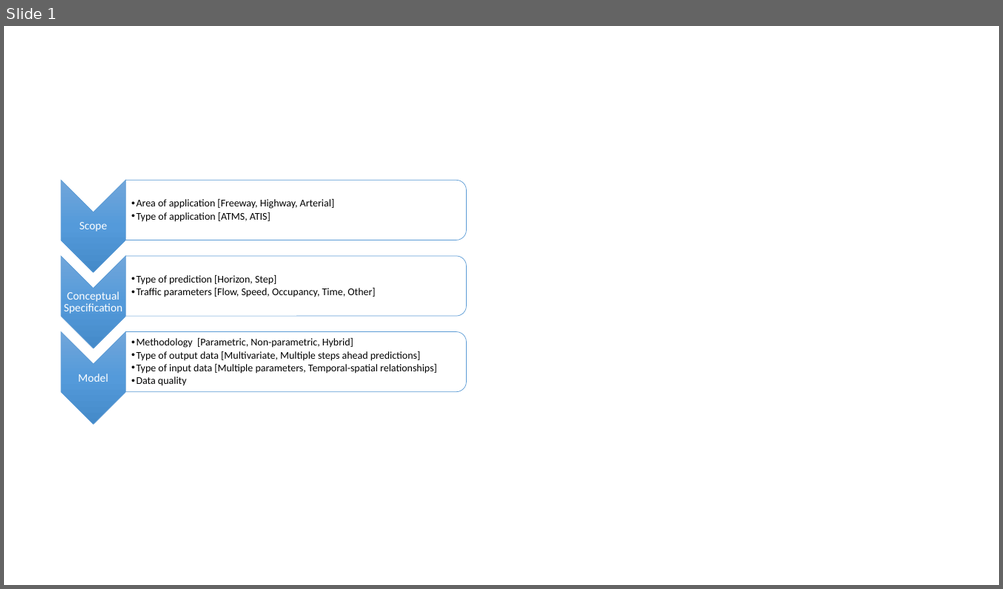
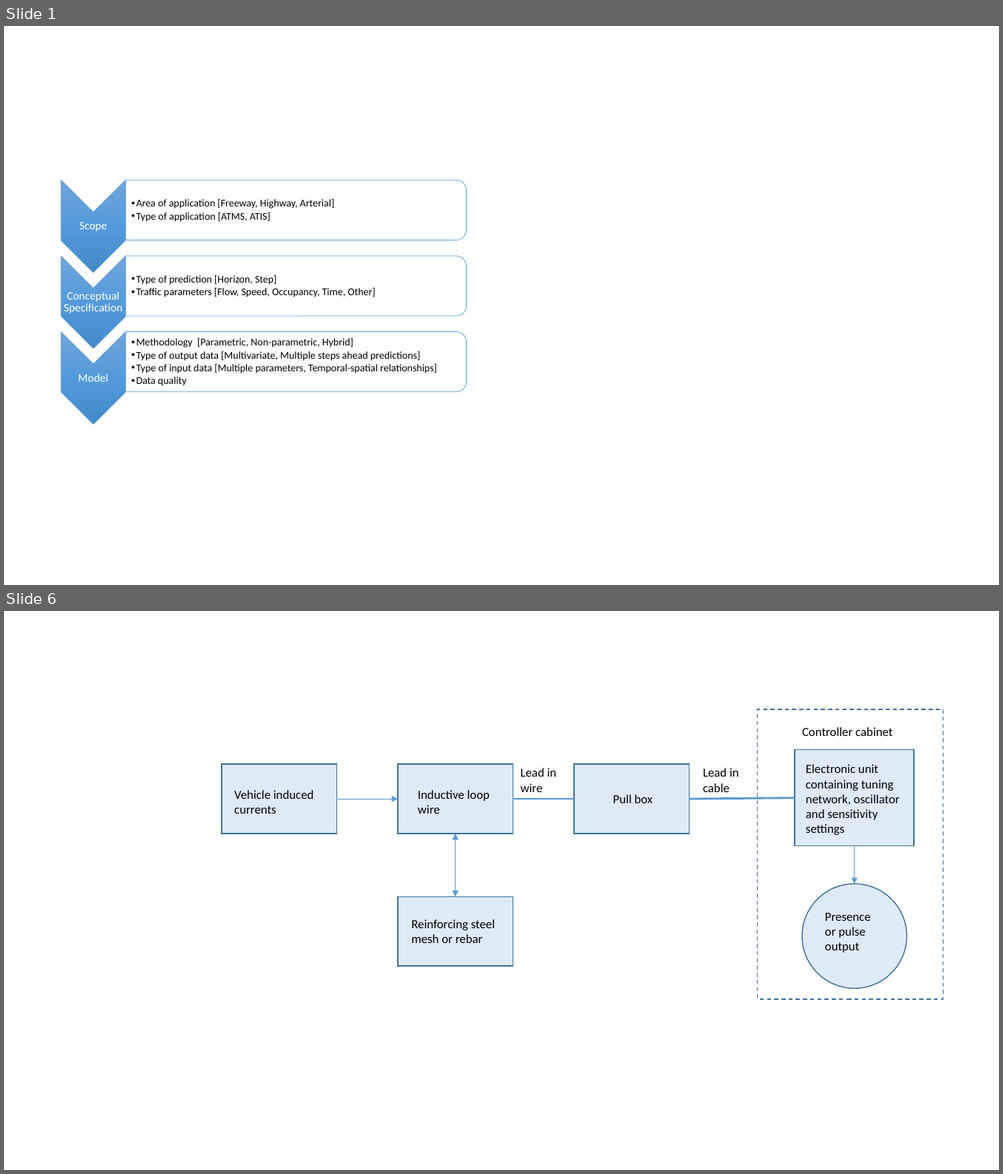
Before and after one commit to adnapibar/ms-research-thesis, a slide deck: latex-thesis/figures.pptx. Shown one above the other, each under a label of ours: slide 1 before the commit, slides 1 and 6 after it; the slides between them are not shown. The pictures are 1003x589 and 1003x1174 pixels, drawn with LibreOffice and Linux fonts; fonts in the diff are those of the drawing. Boxes give left, top, right and bottom in pixels: in the first picture for what was removed or moved away, otherwise in the second. Text is boxed around its words. In the diff, an @@ line names an element or a change of style, - is before the commit and + after.

Commit message:
updates on lit review and loop detector

```diff
--- a/latex-thesis/figures.pptx
+++ b/latex-thesis/figures.pptx
@@ slide 6 added at (4, 611, 999, 1170), background #FFFFFF @@
@@ rectangle added at (757, 709, 943, 999), outline #43739E 1 pt dashed @@
@@ text added at (802, 727, 892, 736), 12 pt, text #000000 @@
+Controller cabinet
@@ rectangle added at (222, 765, 337, 834), fill #DEEBF7, outline #43739E 1 pt @@
@@ rectangle added at (398, 765, 513, 834), fill #DEEBF7, outline #43739E 1 pt @@
@@ rectangle added at (574, 765, 689, 834), fill #DEEBF7, outline #43739E 1 pt @@
@@ rectangle added at (795, 750, 914, 846), fill #DEEBF7, outline #43739E 1 pt @@
@@ text added at (805, 764, 899, 835), 12 pt, text #000000 @@
+Electronic unit containing tuning network, oscillator and sensitivity settings
@@ text added at (521, 768, 557, 792), 12 pt, text #000000 @@
+Lead in wire
@@ text added at (703, 768, 739, 792), 12 pt, text #000000 @@
+Lead in cable
@@ text added at (234, 790, 314, 814), 12 pt, text #000000 @@
+Vehicle induced currents
@@ arrow added from (337, 799) to (398, 799), #5B9BD5 0.5 pt @@
@@ text added at (418, 790, 489, 814), 12 pt, text #000000 @@
+Inductive loop wire
@@ line added from (513, 799) to (574, 799), #5B9BD5 2 pt @@
@@ text added at (613, 795, 653, 803), 12 pt, text #000000 @@
+Pull box
@@ line added from (689, 799) to (795, 798), #5B9BD5 2 pt @@
@@ double arrow added from (455, 834) to (455, 897), #5B9BD5 0.5 pt @@
@@ arrow added from (854, 846) to (854, 884), #5B9BD5 0.5 pt @@
@@ rectangle added at (398, 897, 513, 966), fill #DEEBF7, outline #43739E 1 pt @@
@@ ellipse added at (802, 884, 906, 988), fill #DEEBF7, outline #43739E 1 pt @@
@@ text added at (411, 920, 495, 943), 12 pt, text #000000 @@
+Reinforcing steel mesh or rebar
@@ text added at (825, 913, 871, 953), 12 pt, text #000000 @@
+Presence or pulse output
```
Also in this commit, not shown: 2 slides changed, 2 other slides added, 4 other files.
